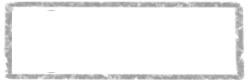
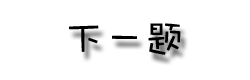
Layered file, before and after one edit (w=250, h=80). Changes by layer:
showed "下一题" over [69, 23, 181, 55]
hid "sharebtn" over [3, 1, 245, 80]
